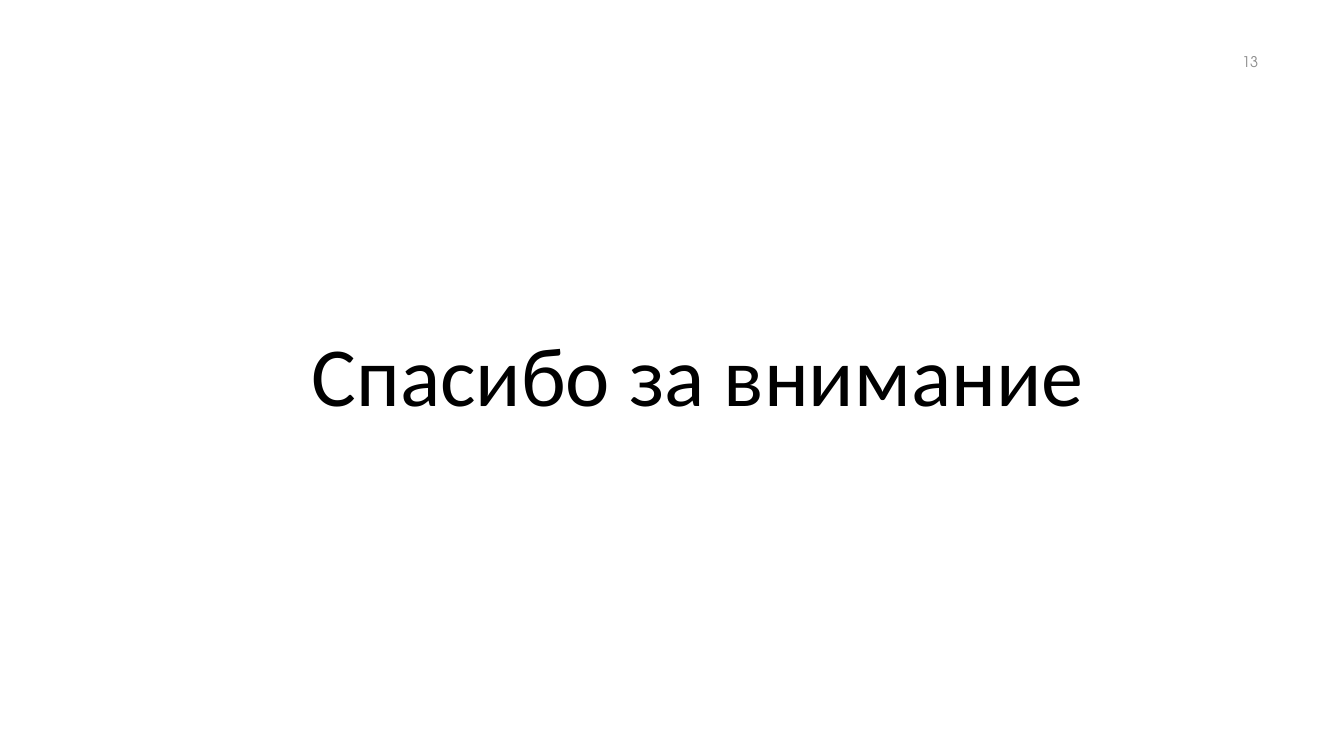
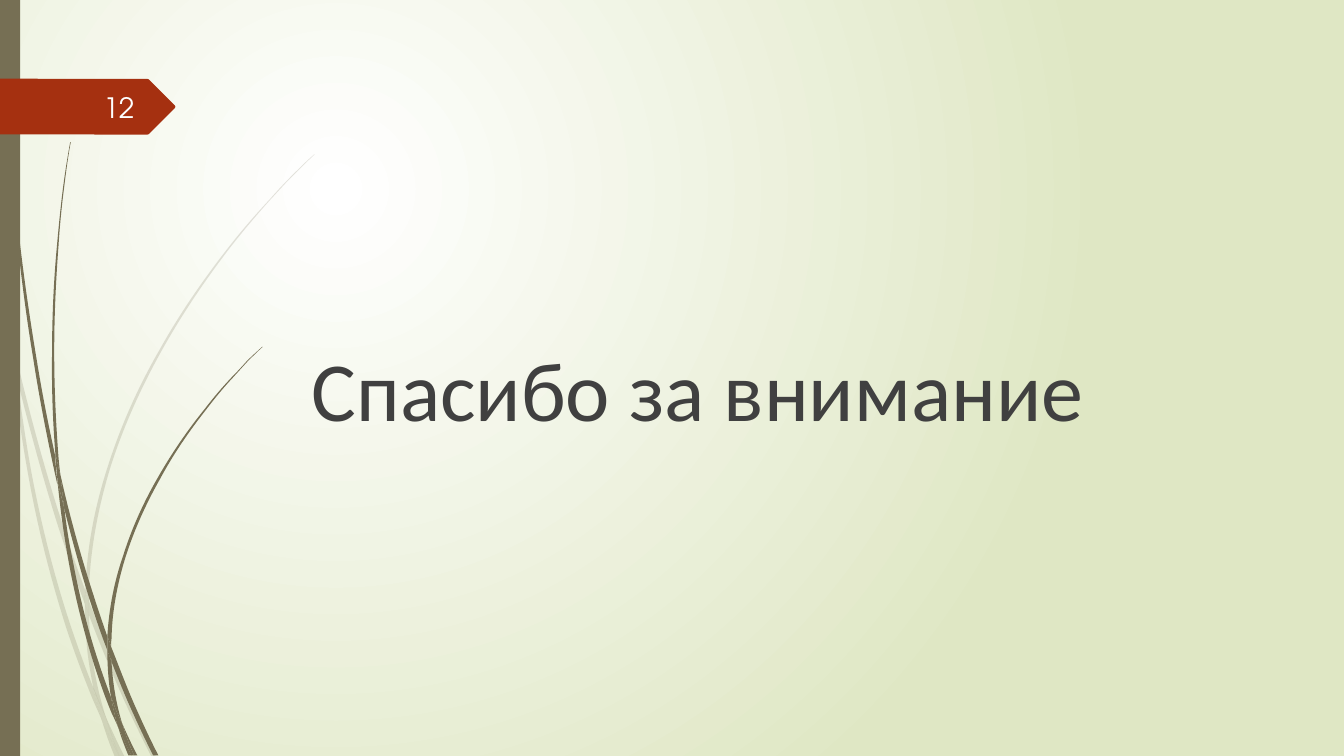
Before and after one commit to Sergeygaan/Lab1, a slide deck: slide 12 of Презентация.pptx (slide 13 before the commit). Drawn at 1344x756 pixels with LibreOffice and Linux fonts; fonts in the diff are those of the drawing; background and template pictures are left out. Boxes give left, top, right and bottom in pixels: in the first picture for what was removed or moved away, otherwise in the second. Text is boxed around its words. In the diff, an @@ line names an element or a change of style, - is before the commit and + after.

```diff
--- a/Презентация.pptx
+++ b/Презентация.pptx
@@ background #FFFFFF to gradient #FFFFFF to #DFE8C4 @@
@@ rectangle added at [0, 0, 20, 756], fill #766F54 @@
@@ page number removed at [1242, 56, 1258, 67] @@
-13
@@ freeform shape added at [0, 79, 175, 134], fill #A53010 @@
@@ page number added at [103, 97, 134, 118], 20 pt, text #FEFFFF @@
+12
@@ text "Спасибо за внимание" at [312, 364, 1083, 422]: text colour #000000 to #404040; line spacing 0.9 to 1 @@
@@ group added at [0, 154, 315, 756]: 10 freeform shapes @@
@@ group added at [3, 0, 262, 756]: 12 freeform shapes @@
```
Also in this commit, not shown: 8 other slides changed, 3 slides added, 4 slides removed, 3 other files.
